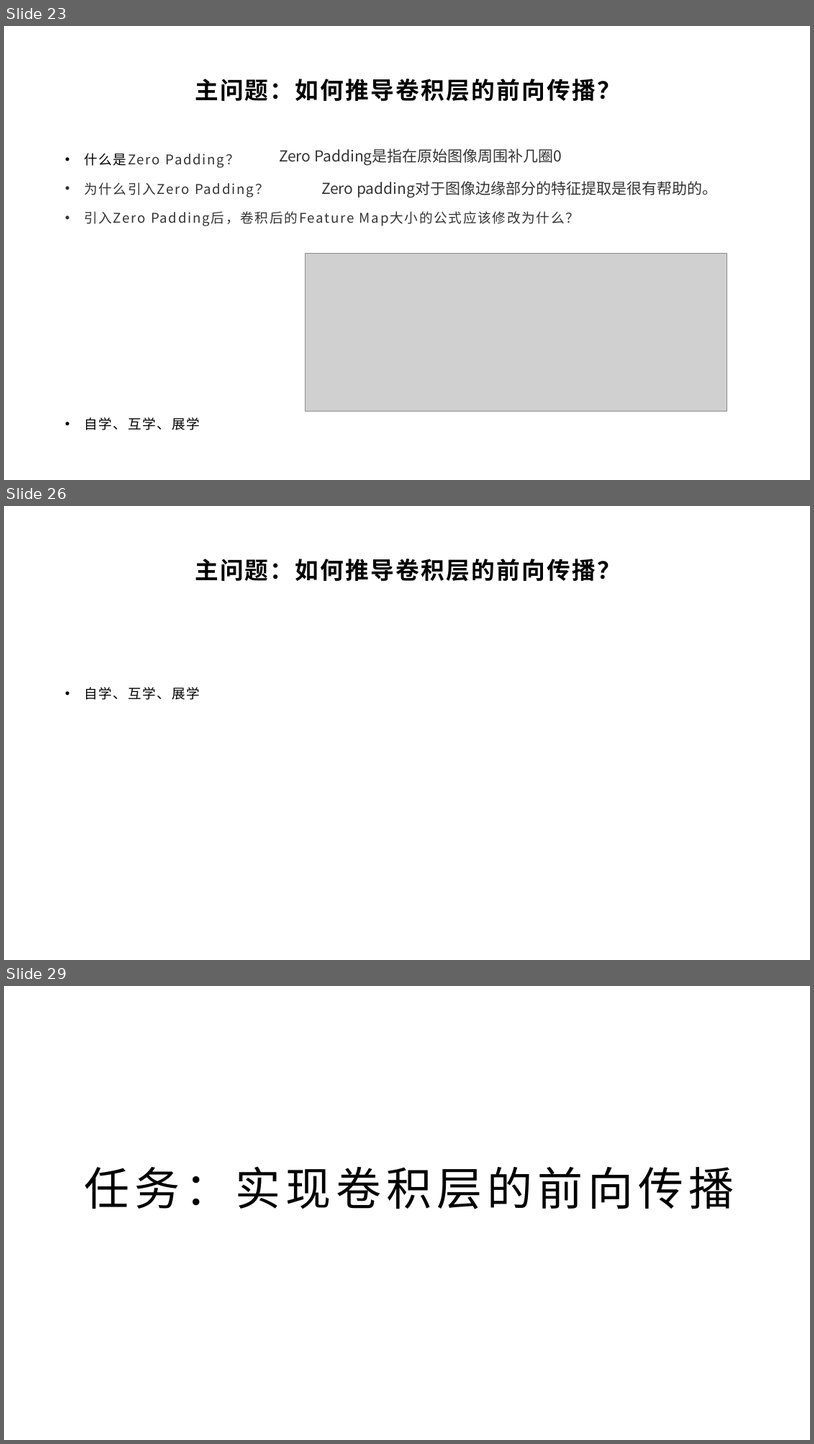
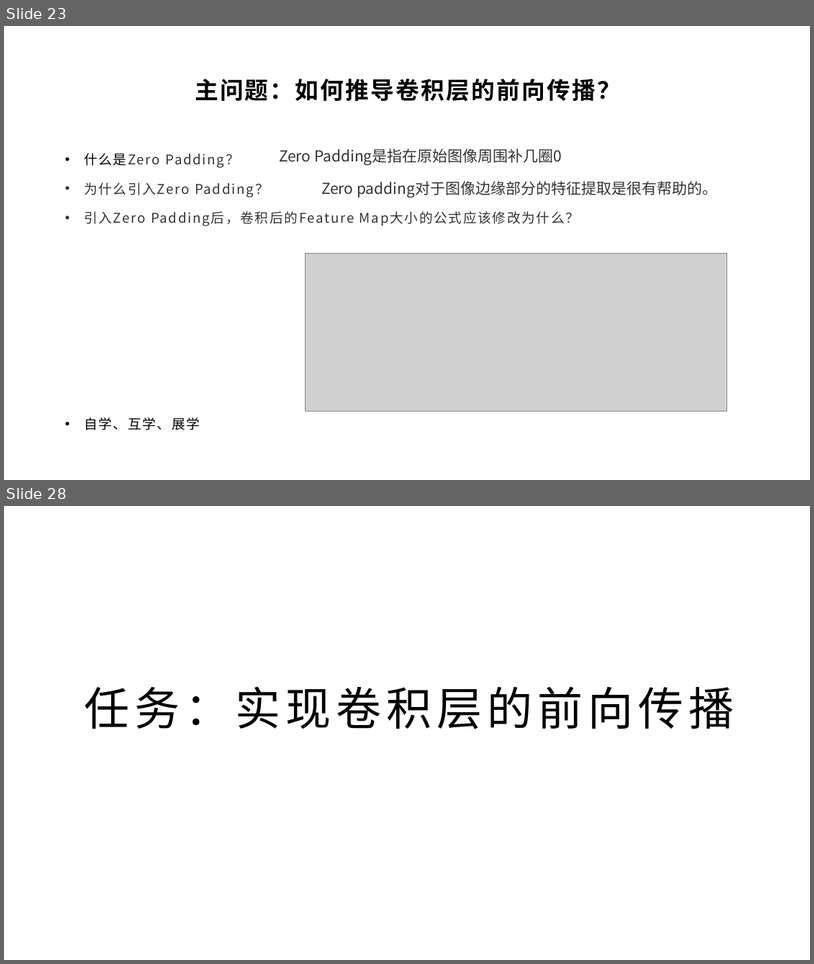
Before and after one commit to yyc-git/DeepLearningEdu, a slide deck: lessons/8_conv_layer_forward/ppt/卷积神经网络与卷积层的前向传播推导.pptx. Shown one above the other, each under a label of ours: slides 23, 26 and 29 before the commit, slides 23 and 28 after it; the slides between them are not shown. The pictures are 814x1444 and 814x964 pixels, drawn with LibreOffice and Linux fonts; fonts in the diff are those of the drawing; grey boxes stand for pictures; background and template pictures are left out. Boxes give left, top, right and bottom in pixels: in the first picture for what was removed or moved away, otherwise in the second. Text is boxed around its words. In the diff, an @@ line names an element or a change of style, - is before the commit and + after.

```diff
--- a/lessons/8_conv_layer_forward/ppt/卷积神经网络与卷积层的前向传播推导.pptx
+++ b/lessons/8_conv_layer_forward/ppt/卷积神经网络与卷积层的前向传播推导.pptx
@@ slide 26 removed at (4, 506, 810, 960), background picture (left out) @@
@@ title removed at (195, 559, 621, 581) @@
-主问题：如何推导卷积层的前向传播？
@@ text removed at (84, 687, 200, 700) @@
-• 自学、互学、展学
@@ what was slide 29 is now slide 28 @@
```
Also in this commit, not shown: 8 slides changed, 1 slide added, 2 other slides removed, 19 other files.
